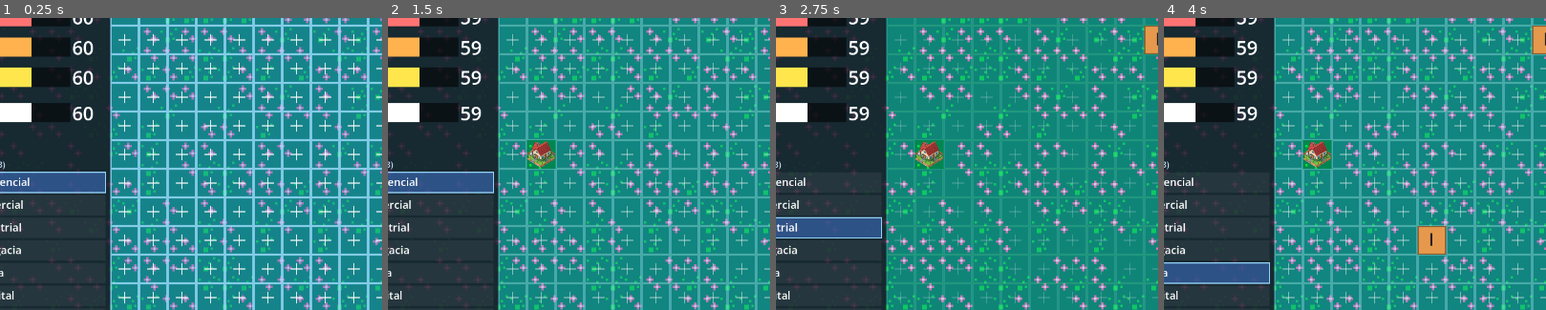
Above: before the commit, frames 1-4 (left to right).
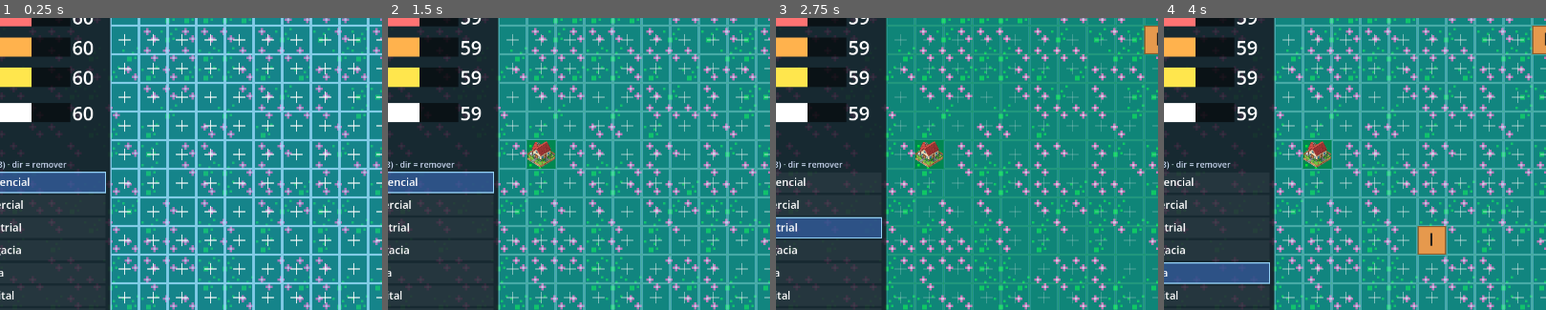
Above: after the commit, the same moments.

Repository: andrewsmedina/yourcity
Game: Godot game, scene res://scenes/main.tscn
The game is run twice, just before and just after one commit, with the same random seed, the same clock (stepped at 60 frames per second) and the same inputs.
Inputs (mouse positions are % of the whole screen's width and height, from its top left):
- Up to frame 1 (0.25 s): no input
- Up to frame 2 (1.5 s): tap Enter at 0.5 s; move the mouse to (72, 37) at 0.52 s; tap 1 at 0.6 s; click (72, 37) at 0.67 s; tap Space at 0.77, 1.25 s; drag from (30, 45) to (45, 57) at 1.27 s
- Up to frame 3 (2.75 s): move the mouse to (60, 23) at 2.02 s; tap 3 at 2.1 s; click (60, 23) at 2.17 s
- Up to frame 4 (4 s): drag from (45, 57) to (20, 29) at 2.77 s; move the mouse to (80, 53) at 3.52 s; tap 5 at 3.6 s; click (80, 53) at 3.67 s; tap Space at 3.77 s
The pictures show only the part of the screen within x 9-59%, y 22-72%; the shares and areas given below are measured in that part.

The runs differ from the first frame. In frame 1, 0.2% of the frame differs, in the area x 2-18%, y 49-52%; in frame 2, 0.2%; in frame 3, 0.2%; in frame 4, 0.2%.

Commit message:
Add demolish (right-click bulldozer)
Right-click a built lot to remove it (free), SimCity's bulldozer. CitySim
gains demolish(); BuildOverlay routes left=build / right=demolish via a shared
_slot_at helper. Palette header notes "dir = remover". Covered by a test.

Co-Authored-By: Claude Opus 4.8 (1M context) <noreply@anthropic.com>

Diff:
--- a/scripts/build_overlay.gd
+++ b/scripts/build_overlay.gd
@@ -41,31 +41,36 @@
 	queue_redraw()
 
 func _input(event: InputEvent) -> void:
-	if not (event is InputEventMouseButton and event.pressed
-			and event.button_index == MOUSE_BUTTON_LEFT):
+	if not (event is InputEventMouseButton and event.pressed):
 		return
-	# Building stays allowed during a crisis — placing the matching service is a
-	# valid way to resolve it. Use local mouse position so clicks map to the same
-	# space we draw in, regardless of window scaling on macOS.
+	# Local mouse position so clicks map to the space we draw in (macOS scaling).
 	var p := get_local_mouse_position()
-	if p.x < GRID_LEFT:
-		# Click in the sidebar: maybe a build-palette item.
-		for z in 8:
-			if _palette_item_rect(z).has_point(p):
-				City.selected_zone = z
-				return
-		return
-	if p.y < GRID_TOP:
-		return  # click landed in the top bar — not buildable
+	if event.button_index == MOUSE_BUTTON_LEFT:
+		if p.x < GRID_LEFT:  # sidebar: maybe a build-palette item
+			for z in 8:
+				if _palette_item_rect(z).has_point(p):
+					City.selected_zone = z
+					return
+			return
+		var slot := _slot_at(p)
+		if slot >= 0 and City.sim.slots[slot] == null:
+			City.build(City.selected_zone, slot)
+	elif event.button_index == MOUSE_BUTTON_RIGHT:
+		var slot := _slot_at(p)  # right-click bulldozes a built lot
+		if slot >= 0 and City.sim.slots[slot] != null:
+			City.demolish(slot)
+
+## The slot index under a local point, or -1 if it's outside the build grid.
+func _slot_at(p: Vector2) -> int:
+	if p.x < GRID_LEFT or p.y < GRID_TOP:
+		return -1
 	var tile := tile_size()
 	var col := int((p.x - GRID_LEFT) / tile)
 	var row := int((p.y - GRID_TOP) / tile)
 	if col < 0 or col >= CitySim.GRID_COLS or row < 0 or row >= CitySim.GRID_ROWS:
-		return
+		return -1
 	var slot := row * CitySim.GRID_COLS + col
-	if slot >= City.sim.slots.size() or City.sim.slots[slot] != null:
-		return
-	City.build(City.selected_zone, slot)
+	return slot if slot < City.sim.slots.size() else -1
 
 ## Fixed square lot size (the window is tall enough to hold all the rows).
 func tile_size() -> float:
@@ -98,7 +103,7 @@
 	return Rect2(8.0, _palette_top() + i * PALETTE_ROW, GRID_LEFT - 16.0, PALETTE_ROW - 4.0)
 
 func _draw_palette() -> void:
-	draw_string(_font, Vector2(12.0, _palette_top() - 8.0), "CONSTRUIR (1-8)",
+	draw_string(_font, Vector2(12.0, _palette_top() - 8.0), "CONSTRUIR (1-8) · dir = remover",
 		HORIZONTAL_ALIGNMENT_LEFT, -1, 14, Color(0.8, 0.85, 0.95))
 	for z in 8:
 		var r := _palette_item_rect(z)
--- a/scripts/city.gd
+++ b/scripts/city.gd
@@ -56,6 +56,13 @@
 	city_changed.emit()
 	return true
 
+## Demolish whatever is on a slot; emits updates and returns success.
+func demolish(slot_index: int) -> bool:
+	if not sim.demolish(slot_index):
+		return false
+	city_changed.emit()
+	return true
+
 ## Pay for and apply a crisis response; emits updates and returns success.
 func respond(crisis: CitySim.CrisisType, response_index: int) -> bool:
 	if not sim.respond(crisis, response_index):
--- a/scripts/sim/city_sim.gd
+++ b/scripts/sim/city_sim.gd
@@ -240,6 +240,14 @@
 	_recompute_rates()
 	return true
 
+## Remove whatever is on a lot (the bulldozer). Returns false if it was empty.
+func demolish(slot_index: int) -> bool:
+	if slot_index < 0 or slot_index >= slots.size() or slots[slot_index] == null:
+		return false
+	slots[slot_index] = null
+	_recompute_rates()
+	return true
+
 func zone_count(zone: Zone) -> int:
 	var n := 0
 	for s in slots:
--- a/tests/run_tests.gd
+++ b/tests/run_tests.gd
@@ -17,6 +17,7 @@
 	_test_upkeep_charged_monthly()
 	_test_net_drives_money()
 	_test_grid_starts_full()
+	_test_demolish_clears_lot()
 	_test_indicators_start_at_default()
 	_test_happiness_is_average_of_indicators()
 	_test_indicators_react_to_demand()
@@ -107,6 +108,14 @@
 	_expect("money moves by net per second",
 		is_equal_approx(c.money, start + c.net_per_sec()))
 
+func _test_demolish_clears_lot() -> void:
+	var c := CitySim.new(10000.0)
+	c.build(CitySim.Zone.COMMERCIAL, 0)
+	var ok := c.demolish(0)
+	var empty_again := c.demolish(0)  # already empty -> no-op
+	_expect("demolish clears the lot, no-op when empty",
+		ok and c.slots[0] == null and not empty_again)
+
 func _test_grid_starts_full() -> void:
 	var c := CitySim.new(10000.0)
 	c.advance(0.0)  # triggers slot sync
